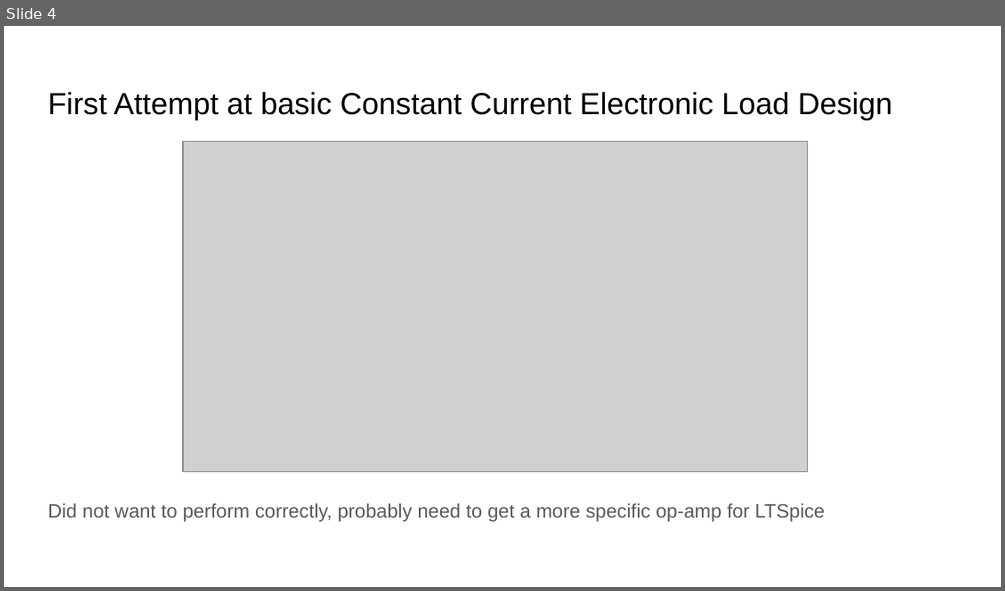
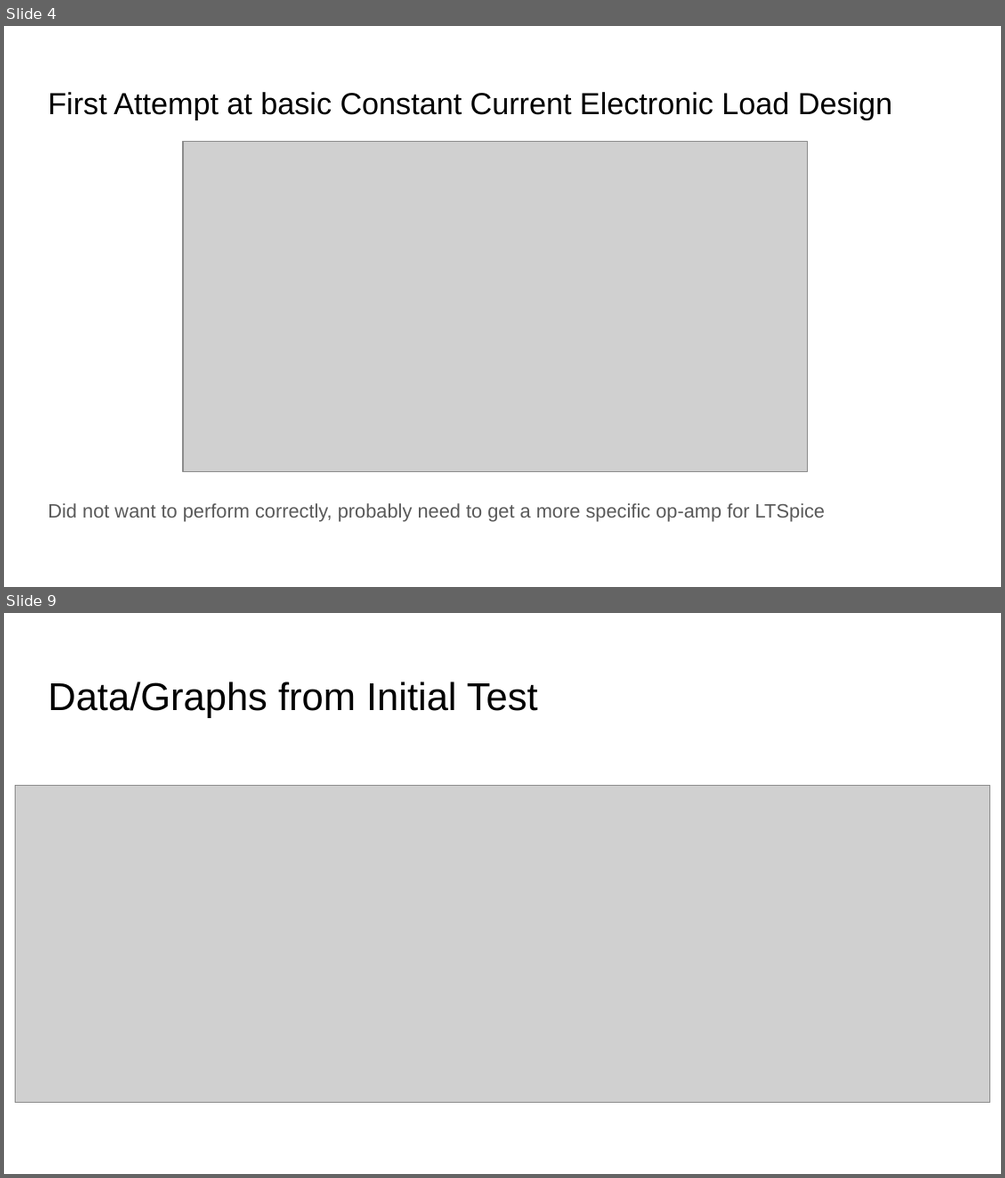
Before and after one commit to Xylot/DAPL, a slide deck: Project Notebook - Group 4/Project Notebook - Group 4/1. Individual/Cooper/Cooper Project Notebook.pptx. Shown one above the other, each under a label of ours: slide 4 before the commit, slides 4 and 9 after it; the slides between them are not shown. The pictures are 1005x591 and 1005x1178 pixels, drawn with LibreOffice and Linux fonts; fonts in the diff are those of the drawing; grey boxes stand for pictures. Boxes give left, top, right and bottom in pixels: in the first picture for what was removed or moved away, otherwise in the second. Text is boxed around its words. In the diff, an @@ line names an element or a change of style, - is before the commit and + after.

```diff
--- a/Project Notebook - Group 4/Project Notebook - Group 4/1. Individual/Cooper/Cooper Project Notebook.pptx
+++ b/Project Notebook - Group 4/Project Notebook - Group 4/1. Individual/Cooper/Cooper Project Notebook.pptx
@@ slide 9 added at [4,613,1001,1174], background #FFFFFF @@
@@ title added at [48,682,538,718], 28 pt, text #000000 @@
+Data/Graphs from Initial Test
@@ picture added at [15,786,990,1103] @@
```
Also in this commit, not shown: 18 other slides added, 17 other files.
